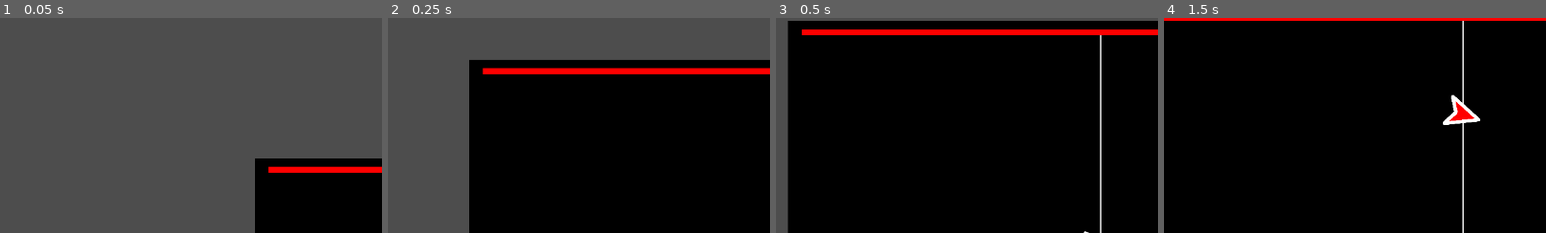
Above: before the commit, frames 1-4 (left to right).
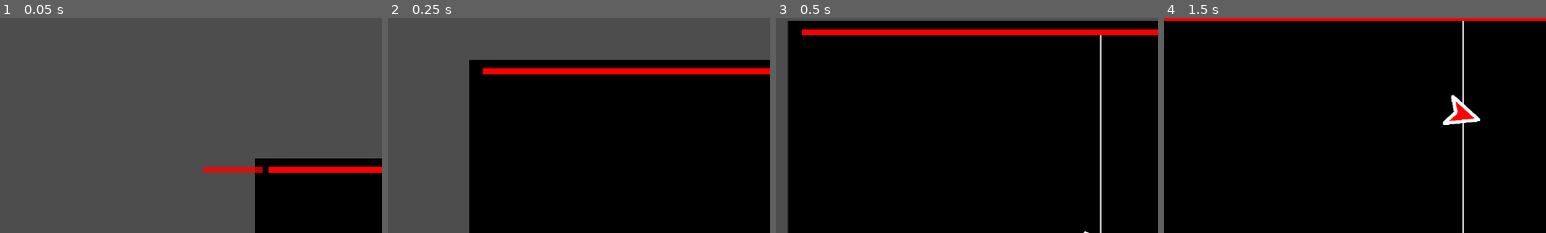
Above: after the commit, the same moments.

Repository: Marcus5408/wavform
Game: Godot game, scene res://game.tscn
The game is run twice, just before and just after one commit, with the same random seed, the same clock (stepped at 60 frames per second) and the same inputs. Sound files missing from this copy of the repository are replaced by a short silence.
Inputs:
- Up to frame 1 (0.05 s): no input
- Up to frame 2 (0.25 s): no input
- Up to frame 3 (0.5 s): no input
- Up to frame 4 (1.5 s): tap Enter at 0.5 s; hold W (move_up) 0.53-1.28 s; hold S (move_down) from 1.28 s (still down)
The pictures show only the part of the screen within x 0-50%, y 0-50%; the shares and areas given below are measured in that part.

The runs differ from the first frame. In frame 1, 0.5% of the frame differs, in the area x 53-69%, y 68-72%; in frame 2, nothing differs; in frame 3, nothing differs; in frame 4, nothing differs.

Commit message:
feat: add lazerbeam

Diff:
--- a/game.tscn
+++ b/game.tscn
@@ -6,6 +6,7 @@
 [ext_resource type="Texture2D" uid="uid://dx4nfuesh7bl7" path="res://player.png" id="4_7jktm"]
 [ext_resource type="Script" uid="uid://b1xim0nsdk1ve" path="res://right.gd" id="5_eow3j"]
 [ext_resource type="Script" uid="uid://c54y15quld0pm" path="res://movement.gd" id="5_ryrav"]
+[ext_resource type="PackedScene" uid="uid://c8hj5ug3hcy3u" path="res://lazerbeams.tscn" id="6_eow3j"]
 
 [sub_resource type="GDScript" id="GDScript_h2yge"]
 script/source = "extends Node2D
@@ -52,6 +53,8 @@
 [node name="Right" type="Node2D" parent="."]
 script = ExtResource("5_eow3j")
 
+[node name="Lazerbeams" parent="Right" instance=ExtResource("6_eow3j")]
+
 [node name="Camera2D" type="Camera2D" parent="."]
 position = Vector2(2, 0)
 process_callback = 0
--- /dev/null
+++ b/lazerbeam.gd
@@ -0,0 +1,20 @@
+extends Area2D
+
+@export var speed: float = 1200.0
+@export var length: float = 100.0
+@export var height: float = 10.0
+@export var color: Color = Color(1, 0, 0, 0.75)
+
+func _ready():
+    var img = Image.create(int(length), int(height), false, Image.FORMAT_RGBA8)
+    img.fill(color)
+    var tex = ImageTexture.create_from_image(img)
+    $Sprite2D.texture = tex
+    $Sprite2D.modulate = Color(1, 1, 1, 1) # No extra tint
+    $CollisionShape2D.shape.extents = Vector2(length / 2, height / 2)
+    $Sprite2D.scale = Vector2(1, 1) # No scaling needed
+
+func _process(delta):
+    position.x -= speed * delta
+    if position.x < -length:
+        queue_free()
--- /dev/null
+++ b/lazerbeams.tscn
@@ -0,0 +1,17 @@
+[gd_scene load_steps=3 format=3 uid="uid://c8hj5ug3hcy3u"]
+
+[ext_resource type="Script" path="res://lazerbeam.gd" id="1_ey100"]
+
+[sub_resource type="RectangleShape2D" id="RectangleShape2D_j5wjh"]
+size = Vector2(330, 20)
+
+[node name="Lazerbeams" type="Node2D"]
+
+[node name="Area2D" type="Area2D" parent="."]
+script = ExtResource("1_ey100")
+
+[node name="Sprite2D" type="Sprite2D" parent="Area2D"]
+
+[node name="CollisionShape2D" type="CollisionShape2D" parent="Area2D"]
+position = Vector2(155, 0)
+shape = SubResource("RectangleShape2D_j5wjh")
Not shown: 1 places in game.tscn that only renumber resources
Not shown, changed: .DS_Store
